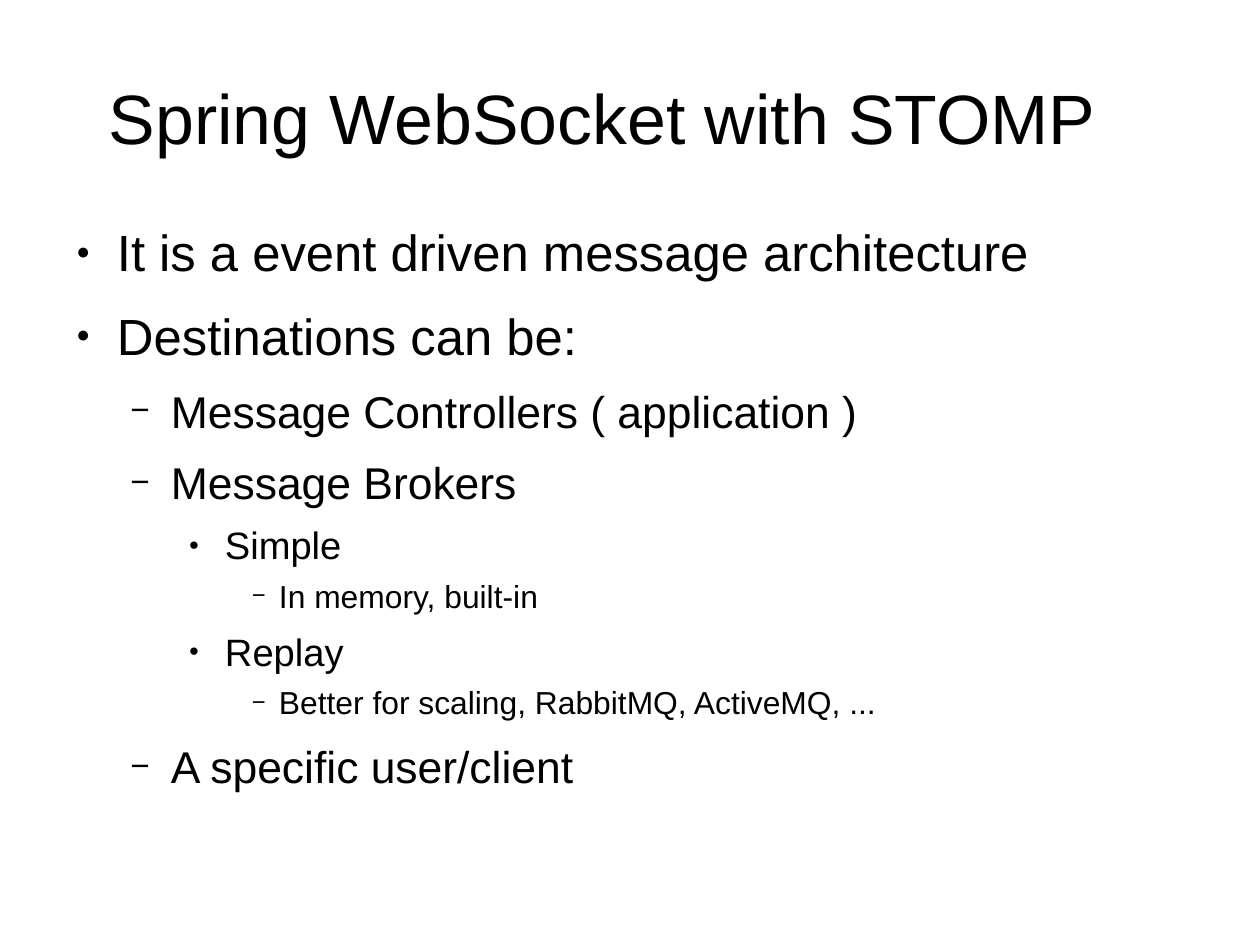
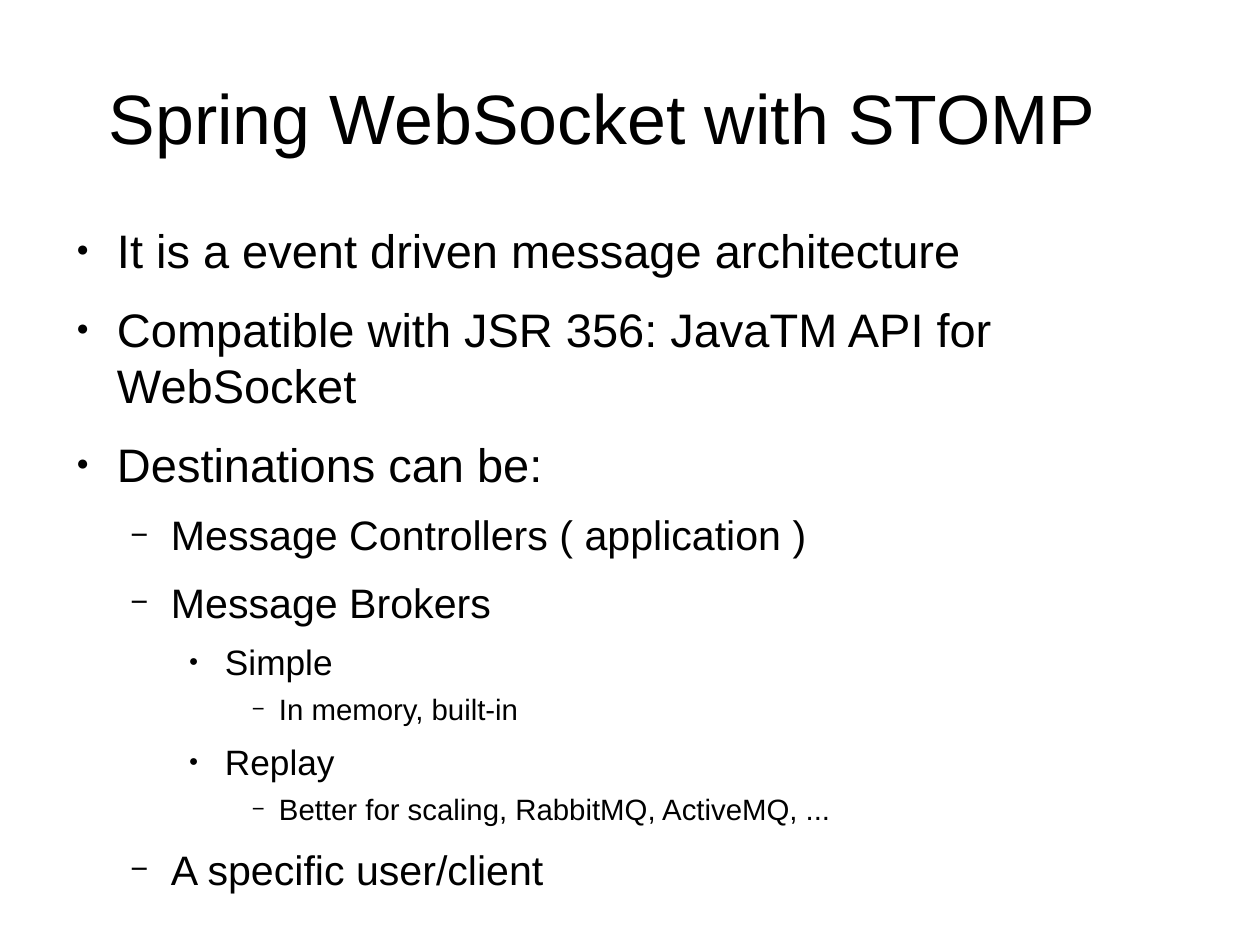
Before and after one commit to Tinvention/Training-websocket-with-spring, a slide deck: slide 11 of websocket-with-spring.odp. Drawn at 1260x945 pixels with LibreOffice and Linux fonts; fonts in the diff are those of the drawing; background and template pictures are left out. Boxes give left, top, right and bottom in pixels: in the first picture for what was removed or moved away, otherwise in the second. Text is boxed around its words. In the diff, an @@ line names an element or a change of style, - is before the commit and + after.

Commit message:
added code slides

```diff
--- a/websocket-with-spring.odp
+++ b/websocket-with-spring.odp
@@ text at [117, 234, 960, 894]: size 32 to 29.6 pt in "It is a event driven message architecture", "Destinations can be:"; size 28 to 25.9 pt in "Message Controllers ( application )", "Message Brokers", "A specific user/client"; size 24 to 22.2 pt in "Simple", "Replay"; size 20 to 18.5 pt in "In memory, built-in", "Better for scaling, RabbitMQ, ActiveMQ, ..." @@
@@ text at [117, 313, 992, 404]: paragraph added @@
+● Compatible with JSR 356: JavaTM API for WebSocket
```
Also in this commit, not shown: 2 other slides changed, 9 slides added, 3 slides removed, 4 other files.
